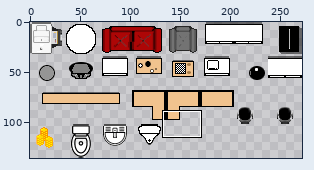
A sprite sheet gets an edit: objectstileset.png. Above: a wide view before the commit, with the close-up outlined.
Close-up. As it was:
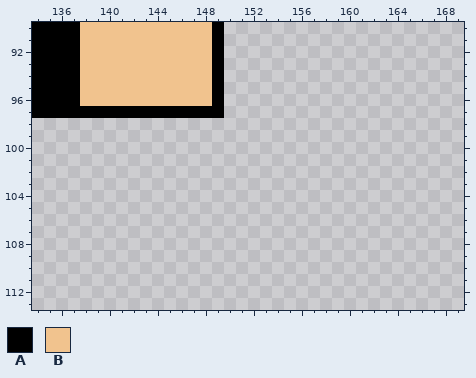
The file is 272x136 pixels. Pixels under 10% opacity are left out. Colours within 5 levels of each other are drawn and written as one. Shown: x 134..169, y 90..113.
Palette (. is transparent): A #000000  B #f1c38e
Pixels before, first column x 134:
90 AAAABBBBBBBBBBBA
91 AAAABBBBBBBBBBBA
92 AAAABBBBBBBBBBBA
93 AAAABBBBBBBBBBBA
94 AAAABBBBBBBBBBBA
95 AAAABBBBBBBBBBBA
96 AAAABBBBBBBBBBBA
97 AAAAAAAAAAAAAAAA
New version:
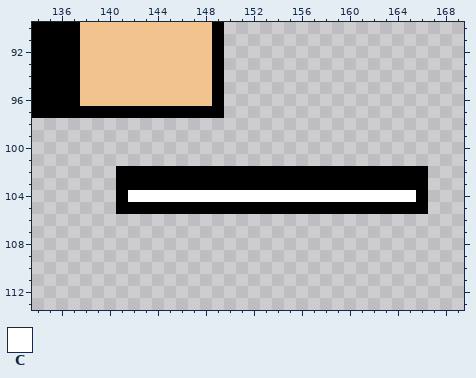
Colours new in this view: C #ffffff
The edit:
y 102..103: x 141..166 .......................... -> AAAAAAAAAAAAAAAAAAAAAAAAAA
y 104: x 141..166 .......................... -> ACCCCCCCCCCCCCCCCCCCCCCCCA
y 105: x 141..166 .......................... -> AAAAAAAAAAAAAAAAAAAAAAAAAA
Where, in picture pixels (left, top, right, bottom), the same in both close-ups:
added: (116, 166, 428, 214)
